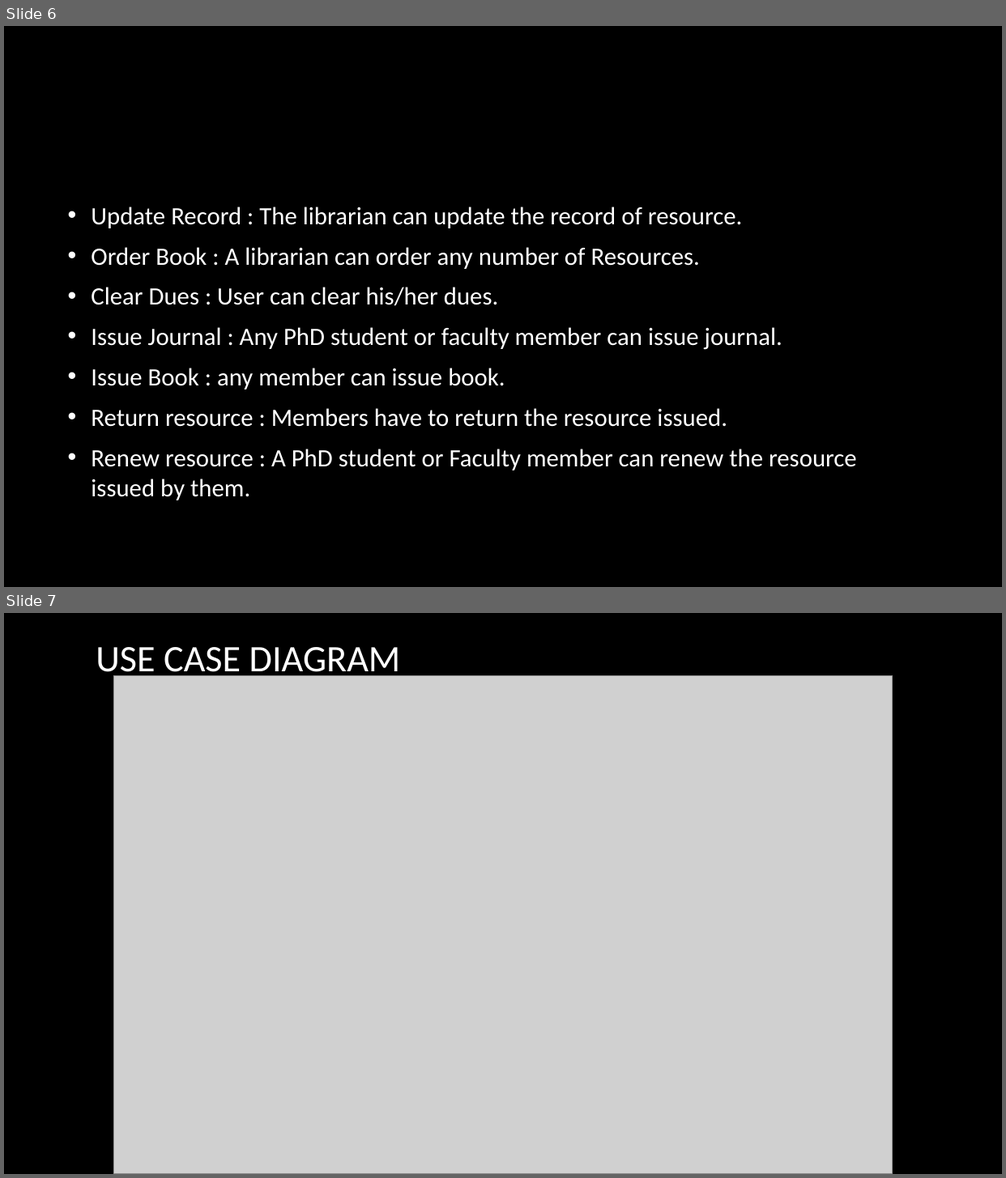
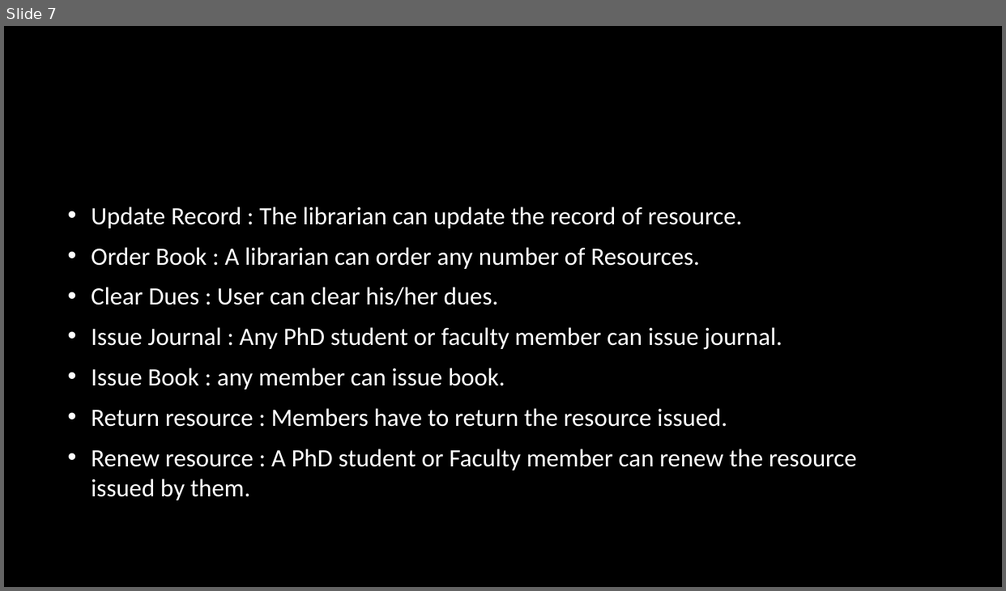
Before and after one commit to shah-anurag/Library-Management, a slide deck: srs-10-ppt.pptx. Shown one above the other, each under a label of ours: slides 6 and 7 before the commit, slide 7 after it. The pictures are 1006x1178 and 1006x591 pixels, drawn with LibreOffice and Linux fonts; fonts in the diff are those of the drawing; grey boxes stand for pictures; background and template pictures are left out. Boxes give left, top, right and bottom in pixels: in the first picture for what was removed or moved away, otherwise in the second. Text is boxed around its words. In the diff, an @@ line names an element or a change of style, - is before the commit and + after.

```diff
--- a/srs-10-ppt.pptx
+++ b/srs-10-ppt.pptx
@@ slide 7 removed at [4,613,1002,1174], background picture (left out) @@
@@ title removed at [96,647,401,680] @@
-USE CASE DIAGRAM
@@ picture removed at [113,676,892,1174] @@
@@ what was slide 6 is now slide 7 @@
```
Also in this commit, not shown: 1 slide changed, 8 slides added, 5 other slides removed.
